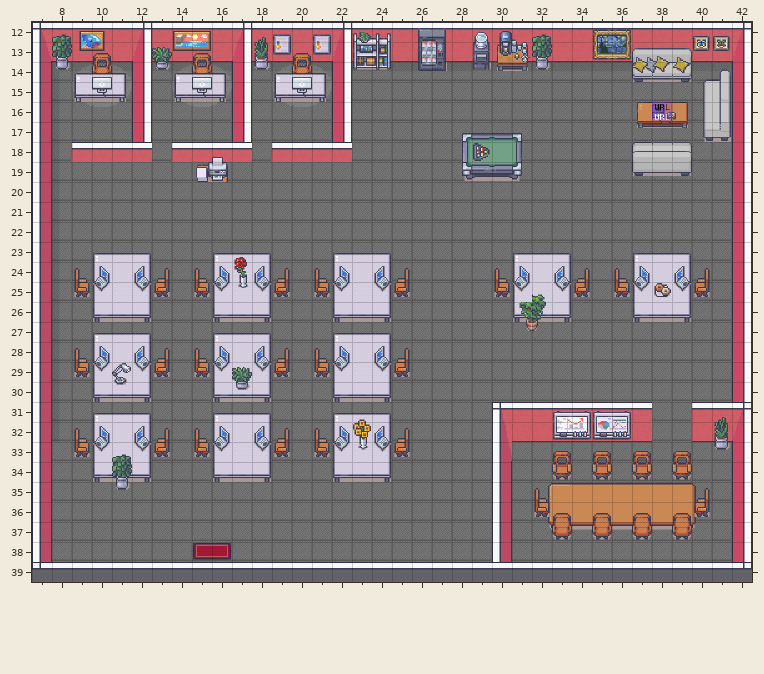
Tiled map (JSON) -- maps/map.tmj. Above, as it was before the edit.
Cells are 32x32 px. Shown: x 7..42, y 12..39.
Once edited:
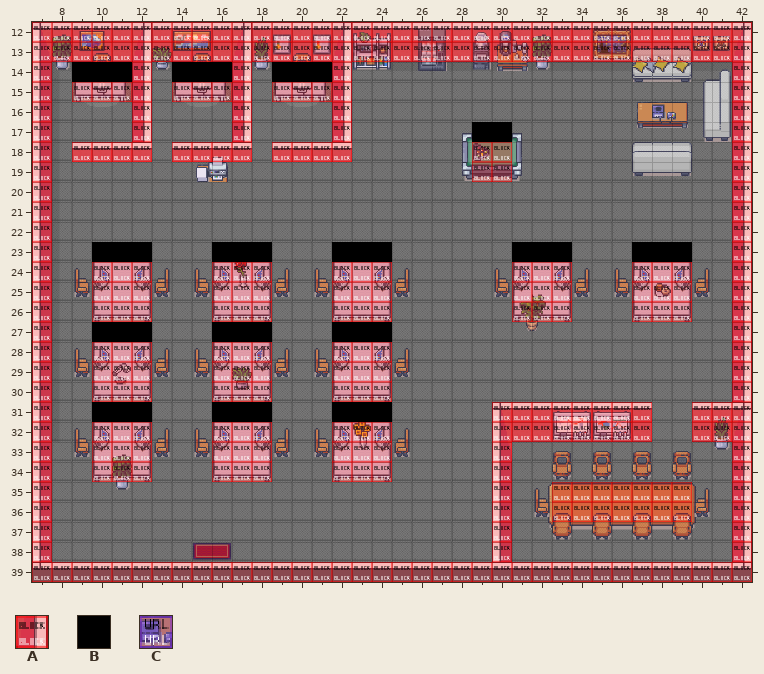
Key: from "Chunk 1": A 205, B 206, C 207.
_ is an empty cell, . an unchanged one.
Tiles of an added or newly shown layer are drawn over the layers below it.
See-through tiles are keyed as they look on the map.
What changed:
--- layer "collidable" (now shown)
@@ x 7..42 @@
-12 ____________________________________
-13 ____________________________________
-14 _.____.____.____..................._
-15 _.____.____.____..................._
-16 _...._...._...._..................._
-17 _...._...._...._......__..........._
-18 _.____.____.____......__..........._
-19 _.....................__..........._
-20 _.................................._
-21 _.................................._
-22 _.................................._
-23 _..___...___...___......___...___.._
-24 _..___...___...___......___...___.._
-25 _..___...___...___......___...___.._
-26 _..___...___...___......___...___.._
-27 _..___...___...___................._
-28 _..___...___...___................._
-29 _..___...___...___................._
-30 _..___...___...___................._
-31 _..___...___...___.....________..___
-32 _..___...___...___.....________..___
-33 _..___...___...___....._..........._
-34 _..___...___...___....._..........._
-35 _......................_.._______.._
-36 _......................_.._______.._
-37 _......................_..........._
-38 _......................_..........._
-39 ____________________________________
+12 AAAAAAAAAAAAAAAAAAAAAAAAAAAAAAAAAAAA
+13 AAAAAAAAAAAAAAAAAAAAAAAAAAAAAAAAAAAA
+14 A.BBBA.BBBA.BBBA...................A
+15 A.AAAA.AAAA.AAAA...................A
+16 A....A....A....A...................A
+17 A....A....A....A......BB...........A
+18 A.AAAA.AAAA.AAAA......AA...........A
+19 A.....................AA...........A
+20 A..................................A
+21 A..................................A
+22 A..................................A
+23 A..BBB...BBB...BBB......BBB...BBB..A
+24 A..AAA...AAA...AAA......AAA...AAA..A
+25 A..AAA...AAA...AAA......AAA...AAA..A
+26 A..AAA...AAA...AAA......AAA...AAA..A
+27 A..BBB...BBB...BBB.................A
+28 A..AAA...AAA...AAA.................A
+29 A..AAA...AAA...AAA.................A
+30 A..AAA...AAA...AAA.................A
+31 A..BBB...BBB...BBB.....AAAAAAAA..AAA
+32 A..AAA...AAA...AAA.....AAAAAAAA..AAA
+33 A..AAA...AAA...AAA.....A...........A
+34 A..AAA...AAA...AAA.....A...........A
+35 A......................A..AAAAAAA..A
+36 A......................A..AAAAAAA..A
+37 A......................A...........A
+38 A......................A...........A
+39 AAAAAAAAAAAAAAAAAAAAAAAAAAAAAAAAAAAA
--- layer "Tile Layer 8" (removed)
@@ x 38..38 @@
-16 C
+16 _
Changed places in both pictures, as pixel boxes (x1, y1, x2, y2):
changed: (32, 22, 752, 582)
